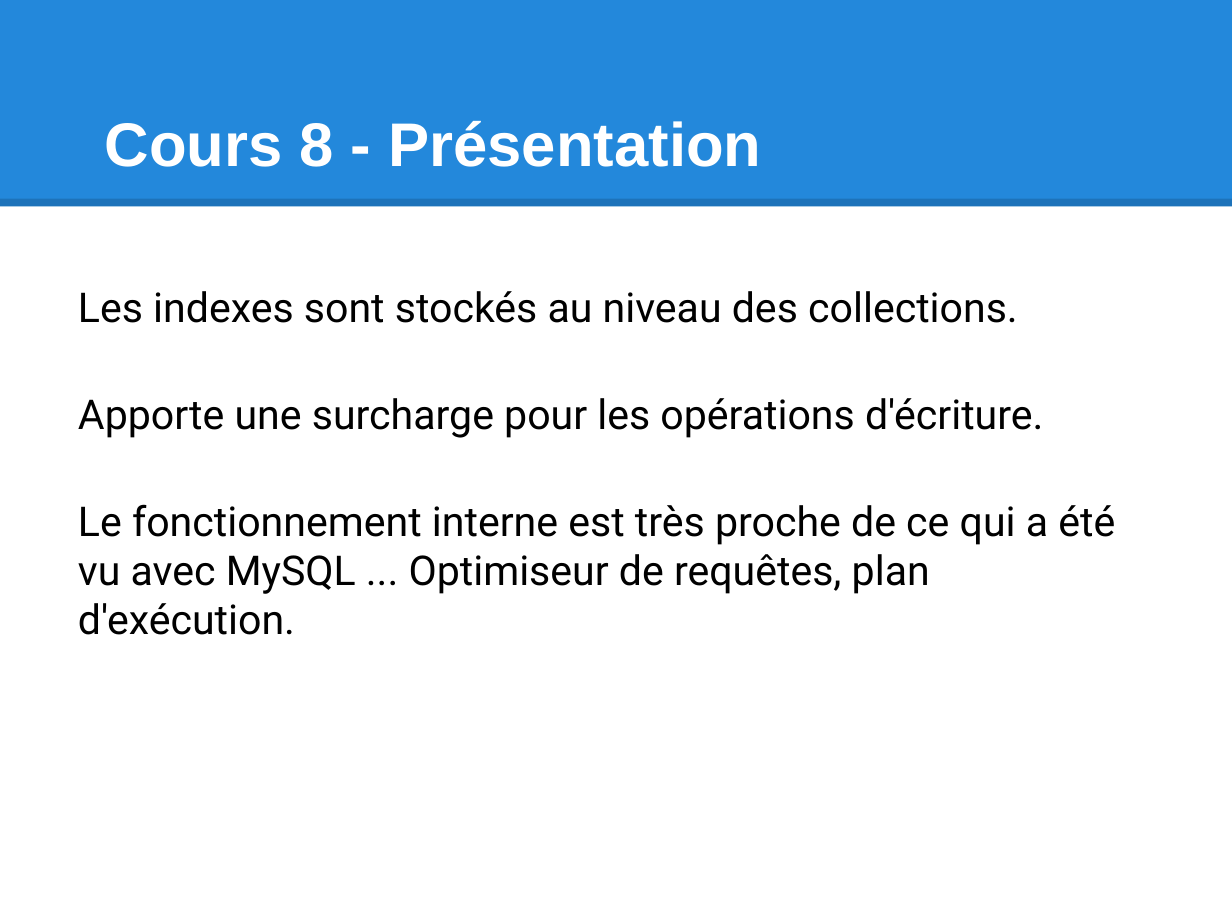
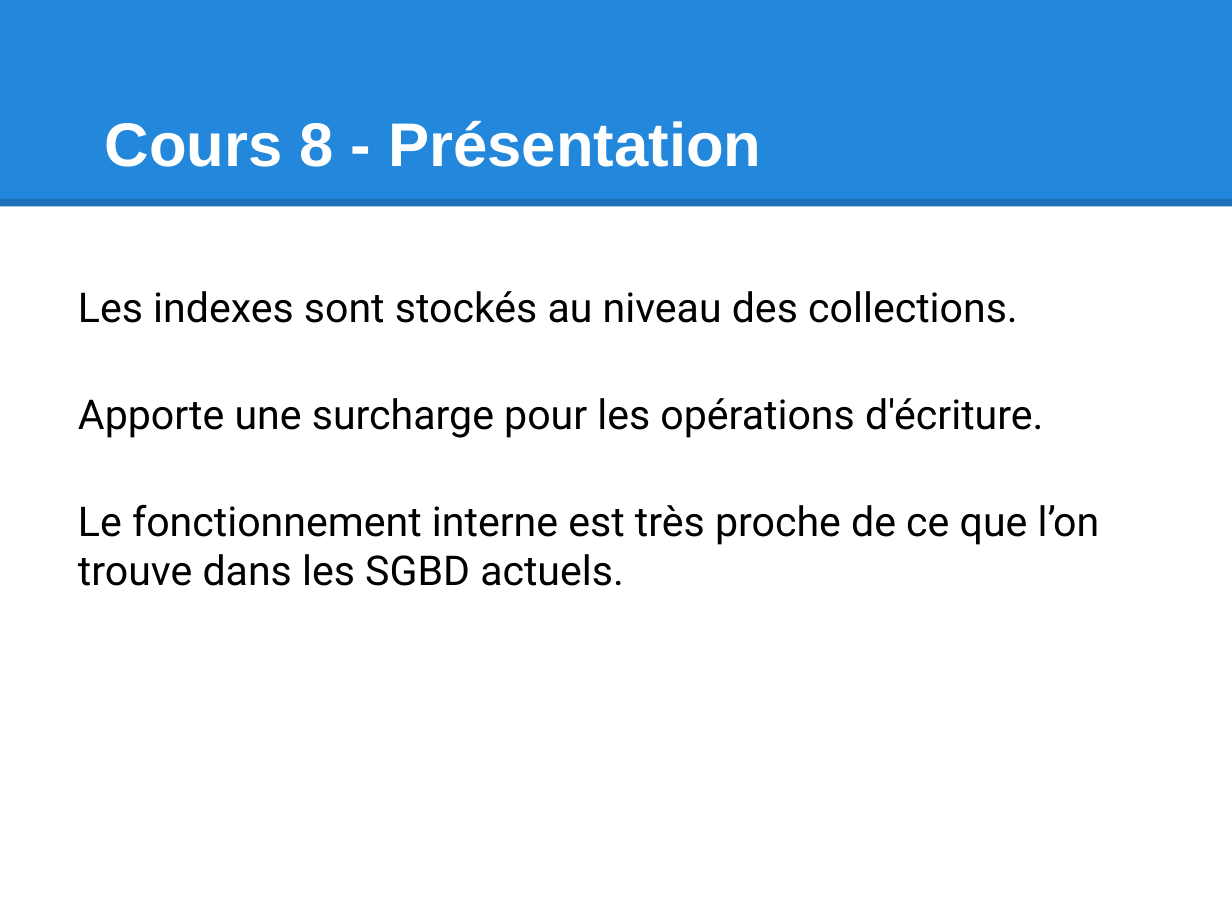
Before and after one commit to linkedinDant/master, a slide deck: slide 31 of mongodb/cours/Cours_NoSQL.pptx. Drawn at 1232x924 pixels with LibreOffice and Linux fonts; fonts in the diff are those of the drawing. Boxes give left, top, right and bottom in pixels: in the first picture for what was removed or moved away, otherwise in the second. Text is boxed around its words. In the diff, an @@ line names an element or a change of style, - is before the commit and + after.

Commit message:
Mise à jour des cours NoSQL

```diff
--- a/mongodb/cours/Cours_NoSQL.pptx
+++ b/mongodb/cours/Cours_NoSQL.pptx
@@ text at (78,504,1100,586): text changed @@
-Le fonctionnement interne est très proche de ce qui a été vu avec MySQL ... Optimiseur de requêtes, plan d'exécution.
+Le fonctionnement interne est très proche de ce que l’on trouve dans les SGBD actuels.
```
Also in this commit, not shown: 3 other slides changed, 1 other file.
